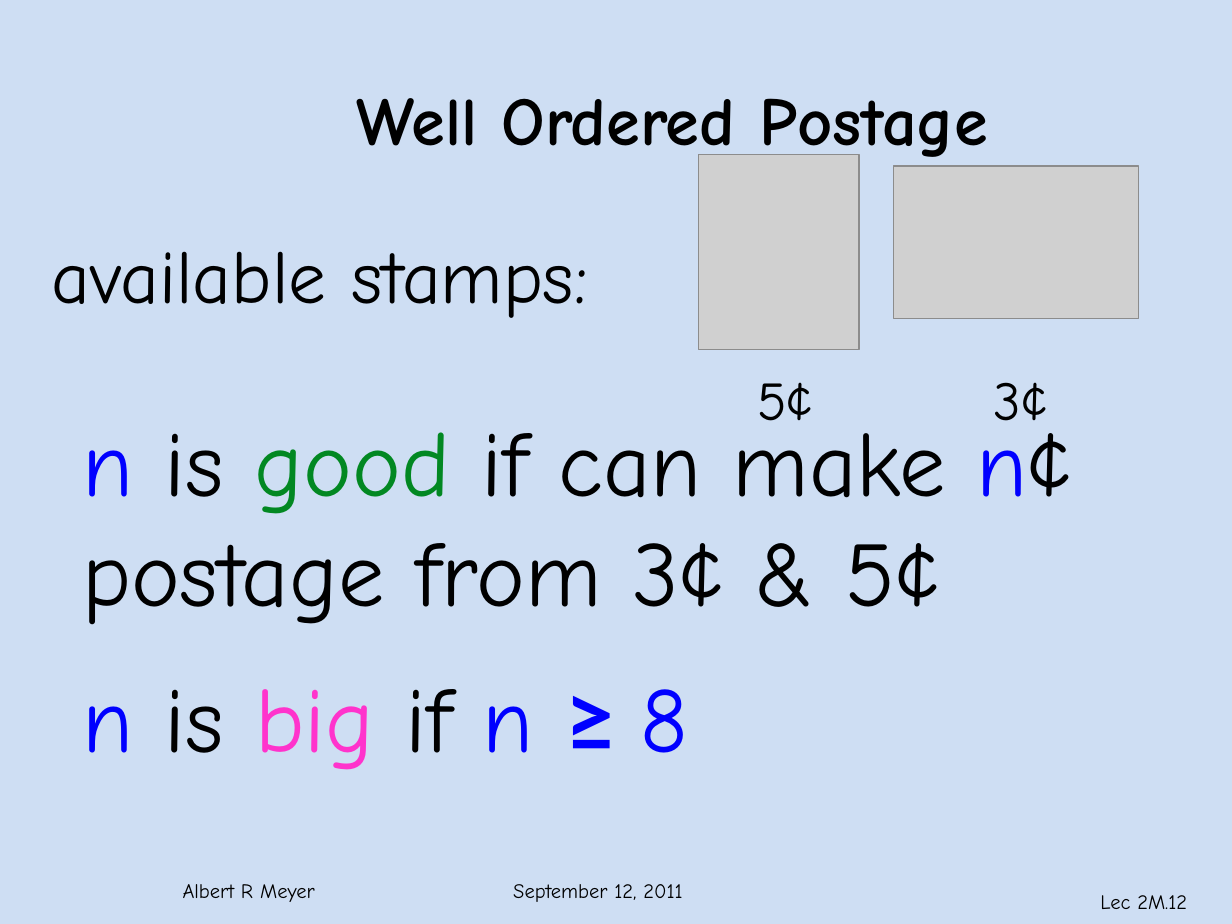
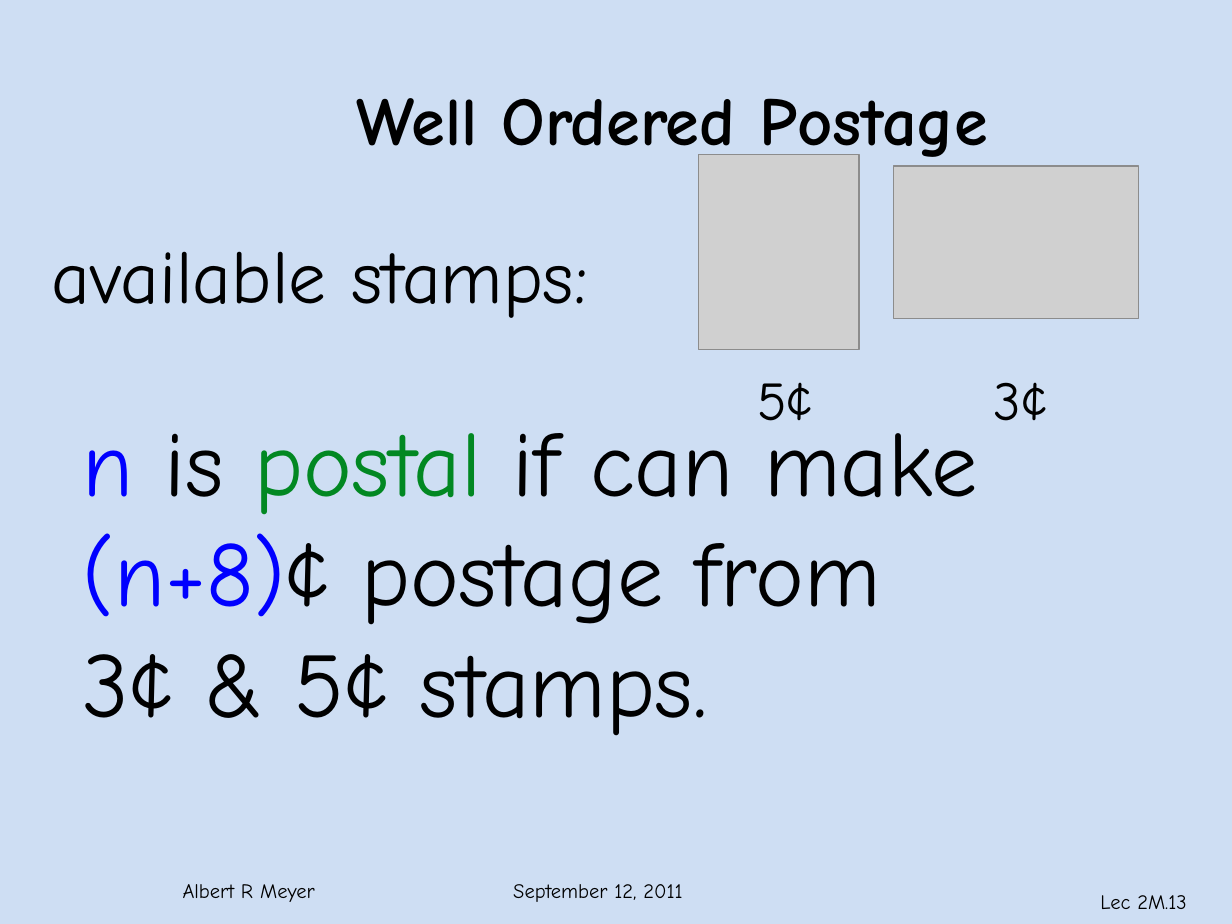
Before and after one commit to armeyer/mcs_web, a slide deck: slide 13 of fall11/slidesF11/slides2m.pptx (slide 12 before the commit). Drawn at 1232x924 pixels with LibreOffice and Linux fonts; fonts in the diff are those of the drawing; grey boxes stand for pictures; background and template pictures are left out. Boxes give left, top, right and bottom in pixels: in the first picture for what was removed or moved away, otherwise in the second. Text is boxed around its words. In the diff, an @@ line names an element or a change of style, - is before the commit and + after.

```diff
--- a/fall11/slidesF11/slides2m.pptx
+++ b/fall11/slidesF11/slides2m.pptx
@@ text at [82,416,978,736]: text changed @@
-n is good if can make n¢
-postage from 3¢ & 5¢
+n is postal if can make
+(n+8)¢ postage from
+3¢ & 5¢ stamps.
@@ text removed at [83,689,689,770] @@
-n is big if n ≥ 8
@@ page number at [1100,895,1187,909]: text changed @@
-Lec 2M.12
+Lec 2M.13
```
Also in this commit, not shown: 9 other slides changed, 2 slides added, 4 slides removed.
